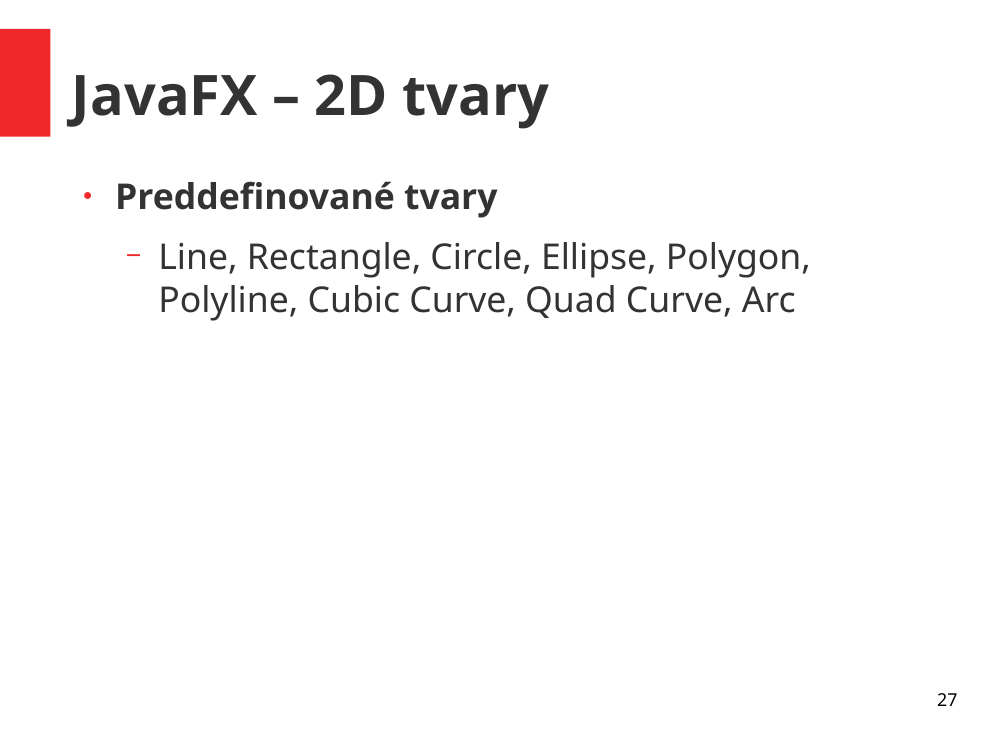
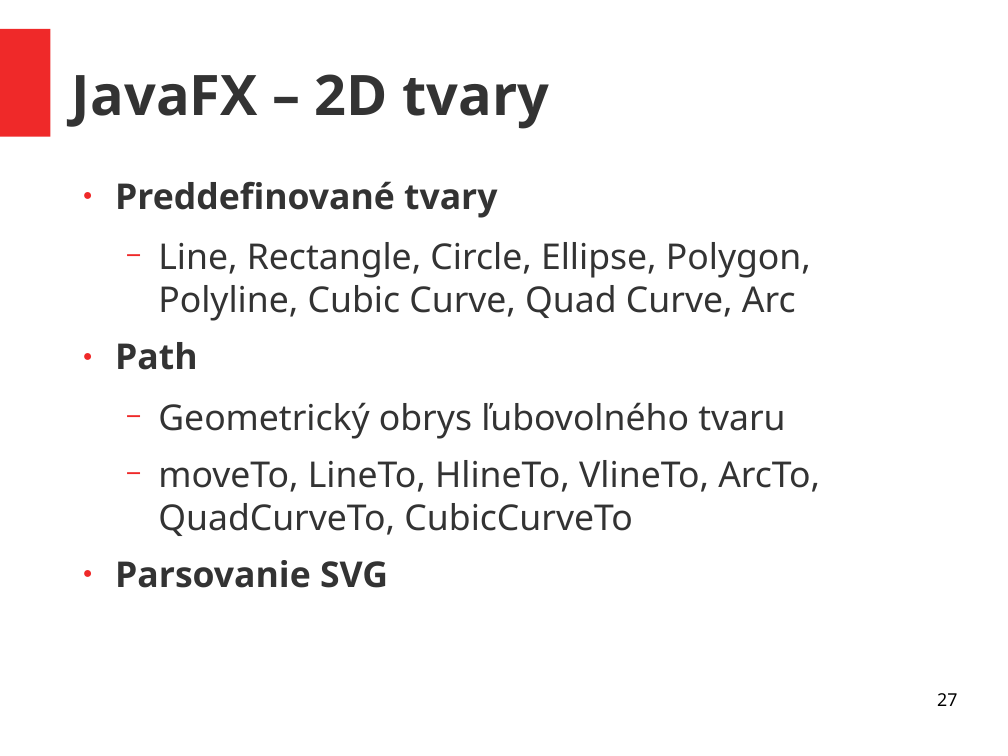
Before and after one commit to ukf-michalkohutek/prezentacia, a slide deck: slide 27 of seminar2.odp. Drawn at 1008x756 pixels with LibreOffice and Linux fonts; fonts in the diff are those of the drawing. Boxes give left, top, right and bottom in pixels: in the first picture for what was removed or moved away, otherwise in the second. Text is boxed around its words. In the diff, an @@ line names an element or a change of style, - is before the commit and + after.

```diff
--- a/seminar2.odp
+++ b/seminar2.odp
@@ text at (x1=115, y1=342, x2=820, y2=588): paragraphs added @@
+● Path
+  − Geometrický obrys ľubovolného tvaru
+  − moveTo, LineTo, HlineTo, VlineTo, ArcTo, QuadCurveTo, CubicCurveTo
+● Parsovanie SVG
```
Also in this commit, not shown: 10 slides added, 1 other file.
